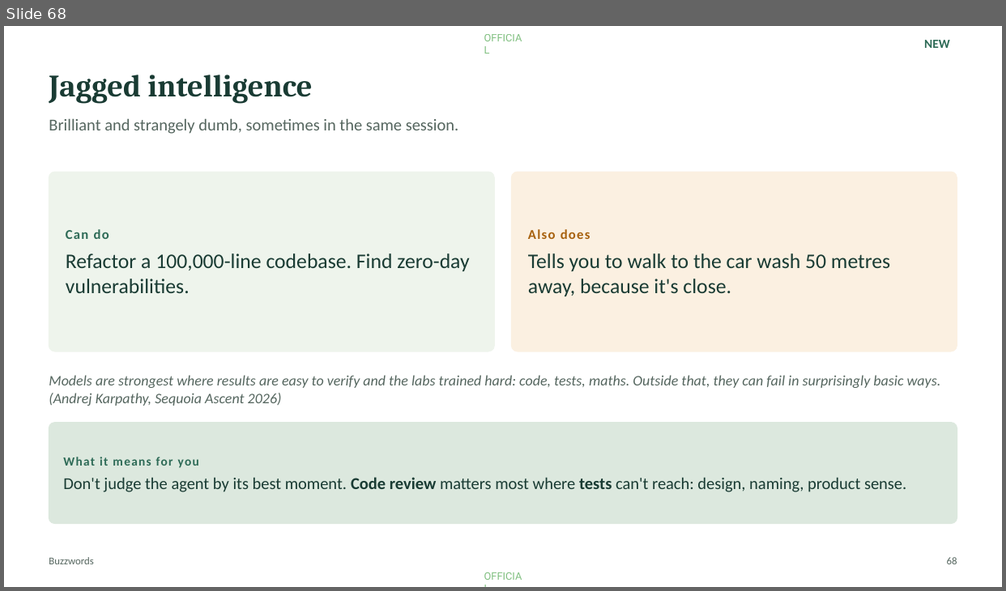
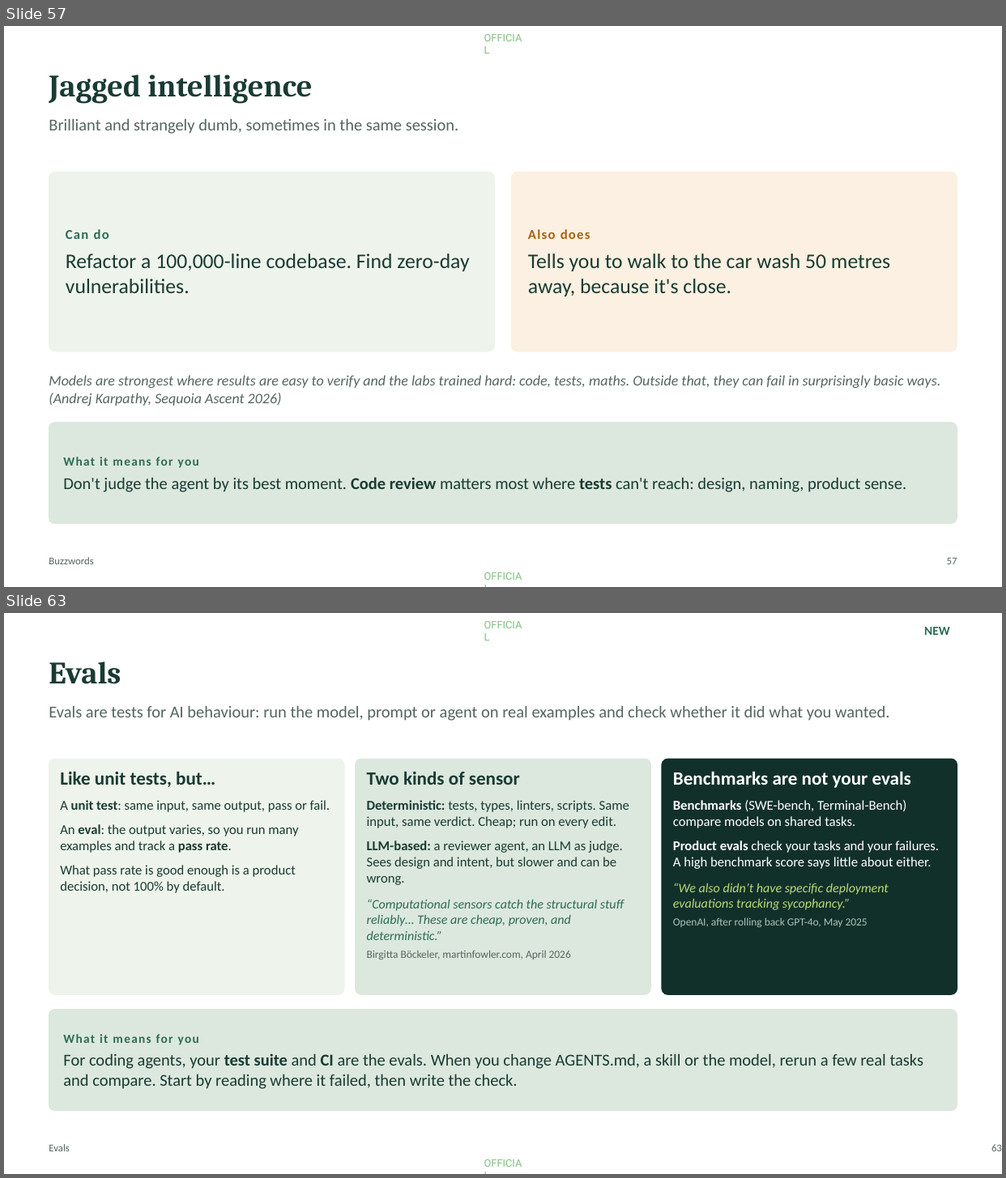
Before and after one commit to Moshe36/ai-developer-toolkit, a slide deck: workshop/agentic-workshop.pptx. Shown one above the other, each under a label of ours: slide 68 before the commit, slides 57 and 63 after it; the slides between them are not shown. The pictures are 1006x591 and 1006x1178 pixels, drawn with LibreOffice and Linux fonts; fonts in the diff are those of the drawing. Boxes give left, top, right and bottom in pixels: in the first picture for what was removed or moved away, otherwise in the second. Text is boxed around its words. In the diff, an @@ line names an element or a change of style, - is before the commit and + after.

Commit message:
feat: presentation up to evals, which need to be checked

```diff
--- a/workshop/agentic-workshop.pptx
+++ b/workshop/agentic-workshop.pptx
@@ slide 63 added at [4,613,1002,1174], background #FFFFFF; not listed: 2 template elements that a slide beside it also shows @@
@@ text added at [924,627,950,635], 12 pt, text #2E6B57, bold @@
+NEW
@@ text added at [49,662,121,684], 30 pt, text #193B33, bold @@
+Evals
@@ text added at [49,705,889,721], 16 pt, text #55665F @@
+Evals are tests for AI behaviour: run the model, prompt or agent on real examples and check whether it did what you wanted.
@@ rounded rectangle added at [49,759,344,995], fill #EEF4EC, outline #EEF4EC 1 pt @@
@@ text added at [60,771,215,787], 18 pt, text #193B33, bold @@
+Like unit tests, but…
@@ rounded rectangle added at [355,759,650,995], fill #DCE8DE, outline #DCE8DE 1 pt @@
@@ text added at [367,772,520,785], 18 pt, text #193B33, bold @@
+Two kinds of sensor
@@ rounded rectangle added at [662,759,957,995], fill #12302A, outline #12302A 1 pt @@
@@ text added at [673,771,911,788], 18 pt, text #FFFFFF, bold @@
+Benchmarks are not your evals
@@ text added at [60,800,330,893], 13 pt, text #193B33 @@
+A unit test: same input, same output, pass or fail.
+An eval: the output varies, so you run many examples and track a pass rate.
+What pass rate is good enough is a product decision, not 100% by default.
@@ text added at [367,800,629,960], 13 pt, text #193B33 @@
+Deterministic: tests, types, linters, scripts. Same input, same verdict. Cheap; run on every edit.
+LLM-based: a reviewer agent, an LLM as judge. Sees design and intent, but slower and can be wrong.
+“Computational sensors catch the structural stuff reliably… These are cheap, proven, and deterministic.”
+Birgitta Böckeler, martinfowler.com, April 2026
@@ text added at [673,800,939,928], 13 pt, text #FFFFFF @@
+Benchmarks (SWE-bench, Terminal-Bench) compare models on shared tasks.
+Product evals check your tasks and your failures. A high benchmark score says little about either.
+“We also didn’t have specific deployment evaluations tracking sycophancy.”
+OpenAI, after rolling back GPT-4o, May 2025
@@ rounded rectangle added at [49,1010,957,1111], fill #DCE8DE, outline #DCE8DE 1 pt @@
@@ text added at [63,1034,924,1089], 16 pt, text #193B33 @@
+What it means for you
+For coding agents, your test suite and CI are the evals. When you change AGENTS.md, a skill or the model, rerun a few real tasks and compare. Start by reading where it failed, then write the check.
@@ text added at [49,1144,70,1152], 10 pt, text #55665F @@
+Evals
@@ page number added at [991,1144,1002,1152], 10 pt, text #55665F @@
+63
@@ what was slide 68 is now slide 57 @@
@@ slide 57 changed as well @@
@@ text removed at [924,40,950,48] @@
-NEW
@@ page number at [947,558,957,565]: text changed @@
-68
+57
```
Also in this commit, not shown: 8 other slides changed, 24 other slides added, 16 slides removed, 2 other files.
